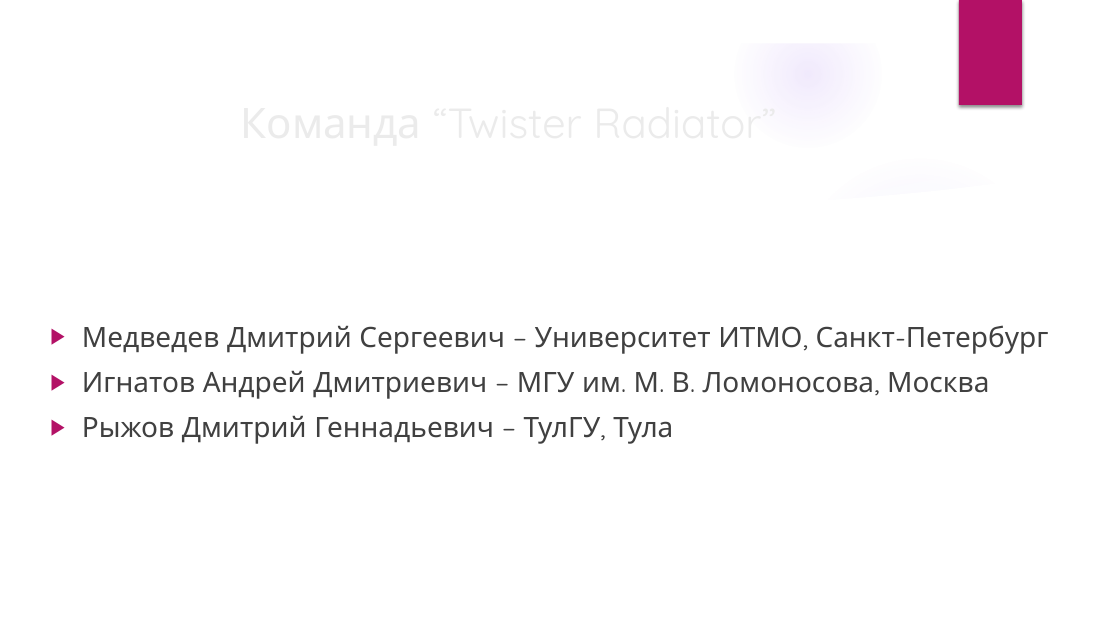
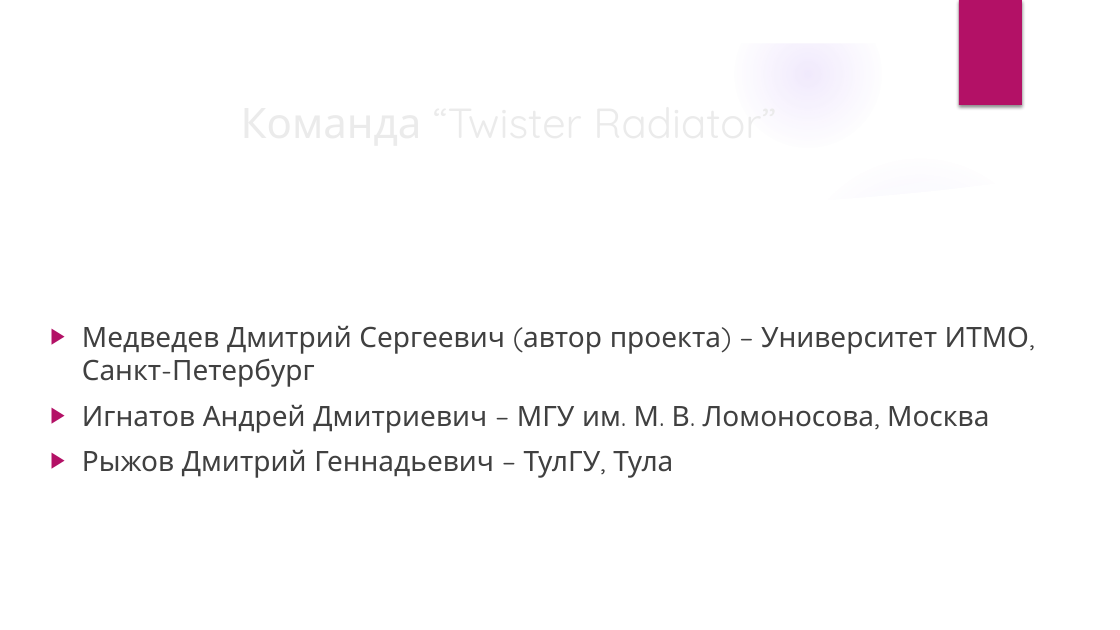
Before and after one commit to Corvin71/neuro-hack, a slide deck: slide 2 of present.pptx. Drawn at 1120x630 pixels with LibreOffice and Linux fonts; fonts in the diff are those of the drawing; background and template pictures are left out. Boxes give left, top, right and bottom in pixels: in the first picture for what was removed or moved away, otherwise in the second. Text is boxed around its words. In the diff, an @@ line names an element or a change of style, - is before the commit and + after.

```diff
--- a/present.pptx
+++ b/present.pptx
@@ text at (82, 325, 1029, 387): text changed @@
-▶ Медведев Дмитрий Сергеевич – Университет ИТМО, Санкт-Петербург
+▶ Медведев Дмитрий Сергеевич (автор проекта) – Университет ИТМО, Санкт-Петербург
```
Also in this commit, not shown: 1 other slide changed, 2 slides added.
